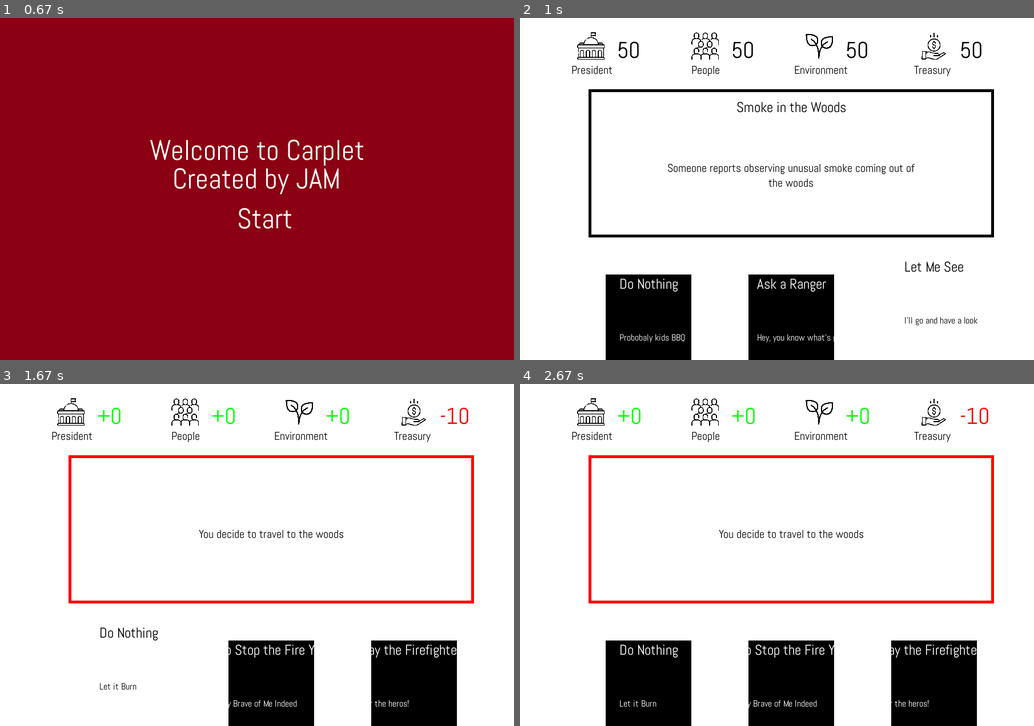
Above: before the commit, frames 1-4 (two rows, left to right).
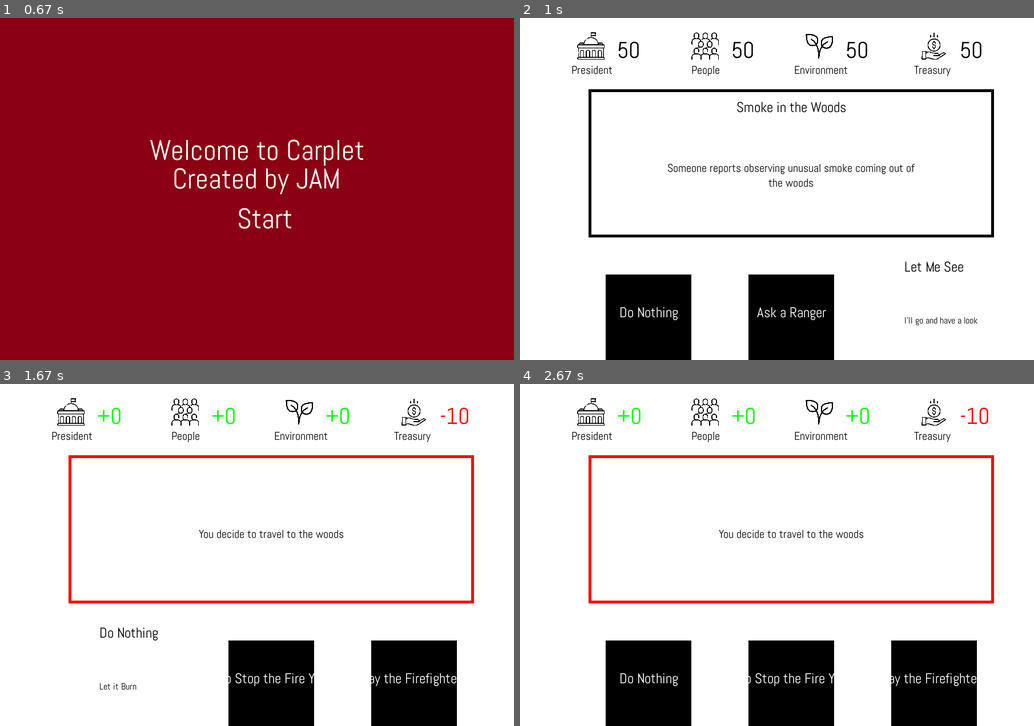
Above: after the commit, the same moments.

Repository: NataRich/carplet-pygame
Game: pygame game, started from main.py
The game is run twice, just before and just after one commit, with the same random seed, the same clock (stepped at 60 frames per second) and the same inputs.
Inputs (mouse positions are in pixels of both pictures, inside the frame that each line leads up to):
- Up to frame 1 (0.67 s): press the mouse at (262, 219) at 0.37 s; move the mouse to (179, 243) at 0.47 s; release the mouse at (97, 271) at 0.6 s
- Up to frame 2 (1 s): click (967, 308) at 0.75 s
- Up to frame 3 (1.67 s): press the mouse at (447, 674) at 1.03 s; move the mouse to (380, 609) at 1.13 s; release the mouse at (318, 544) at 1.27 s; press the mouse at (128, 684) at 1.53 s; move the mouse to (138, 674) at 1.63 s
- Up to frame 4 (2.67 s): release the mouse at (663, 664) at 1.77 s; click (859, 534) at 1.93 s; click (782, 681) at 2.27 s; press the mouse at (648, 684) at 2.53 s; move the mouse to (658, 589) at 2.63 s

Frame 1 is identical in both runs. In frame 2, 0.7% of the frame differs, in the area x 19-62%, y 76-95%; in frame 3, 0.8%; in frame 4, 1.1%, in the area x 19-89%, y 76-95%.

Commit message:
Deal_Card animation

Diff:
--- a/engine.py
+++ b/engine.py
@@ -305,10 +305,9 @@
         float_height = 30
 
         s_ct = cls.c_title_font.render(title, True, hover_color)
-        s_cd = cls.c_desc_font.render(desc, True, hover_color)
         hover_s_ct = cls.c_title_font.render(title, True, default_color)
         hover_s_cd = cls.c_desc_font.render(desc, True, default_color)
-        rect_ct = s_ct.get_rect(midtop=(x + width / 2, y))
+        rect_ct = s_ct.get_rect(midtop=(x + width / 2, y + height / 2 - 50))
         rect_cd = s_ct.get_rect(midtop=(x + width / 2, y + height / 2))
         hover_rect_ct = s_ct.get_rect(midtop=(x + width / 2, y - float_height))
         hover_rect_cd = s_ct.get_rect(midtop=(x + width / 2, y + height / 2 - float_height))
@@ -320,7 +319,6 @@
         else:
             pygame.draw.rect(cls.w, default_color, (x, y, width, height))
             cls.w.blit(s_ct, rect_ct)
-            cls.w.blit(s_cd, rect_cd)
 
     @classmethod
     def __render_center_text(cls, msg, font, color, x, y, allowed_width):
